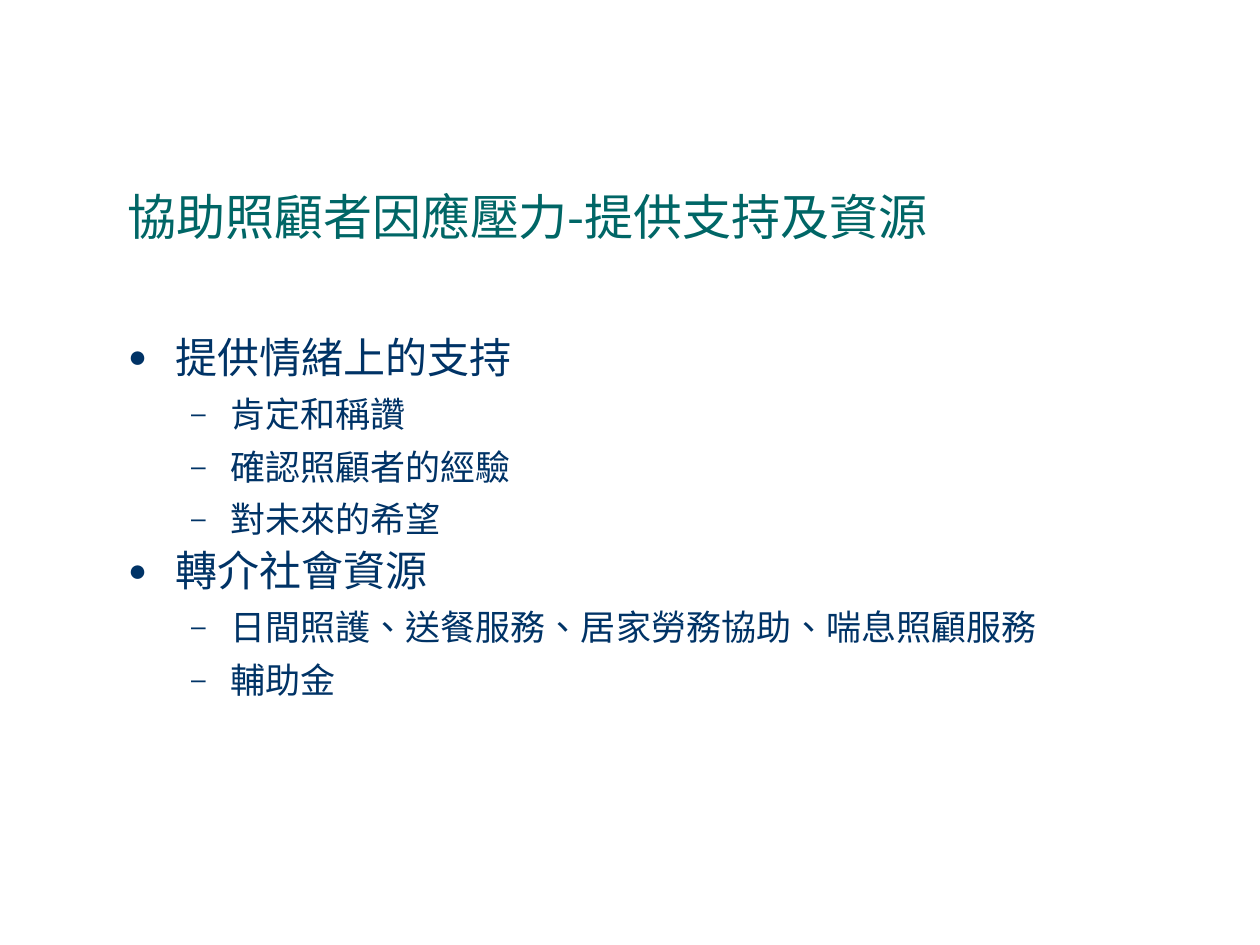
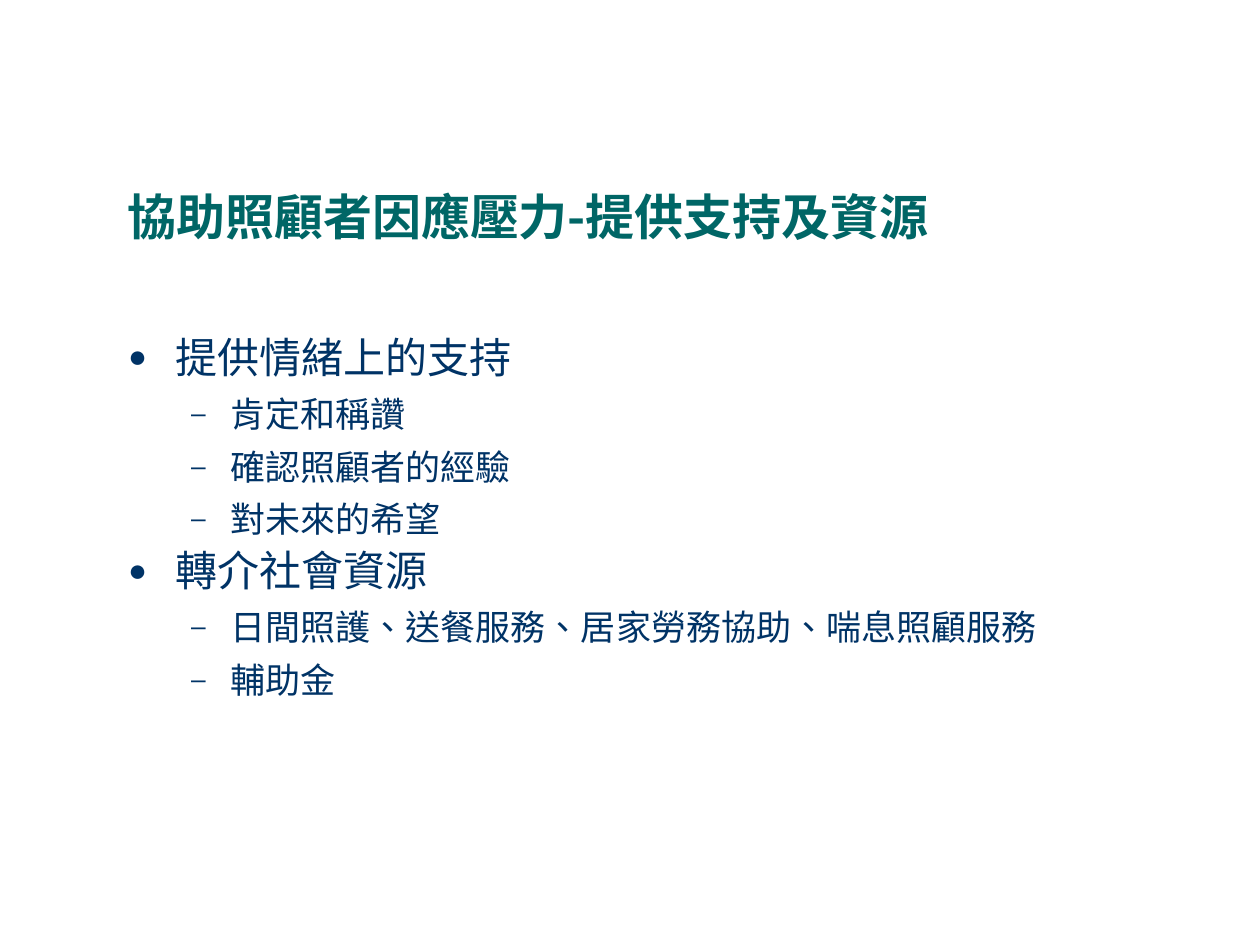
Before and after one commit to fhopecc/stxt, a slide deck: slide 22 of doc/tutorial/home_care.odp. Drawn at 1260x945 pixels with LibreOffice and Linux fonts; fonts in the diff are those of the drawing. Boxes give left, top, right and bottom in pixels: in the first picture for what was removed or moved away, otherwise in the second. Text is boxed around its words. In the diff, an @@ line names an element or a change of style, - is before the commit and + after.

```diff
--- a/doc/tutorial/home_care.odp
+++ b/doc/tutorial/home_care.odp
@@ title "協助照顧者因應壓力-提供支持及資源" at box(128, 192, 929, 240): bold on @@
```
Also in this commit, not shown: 2 other slides changed, 1 slide added, 3 other files.
